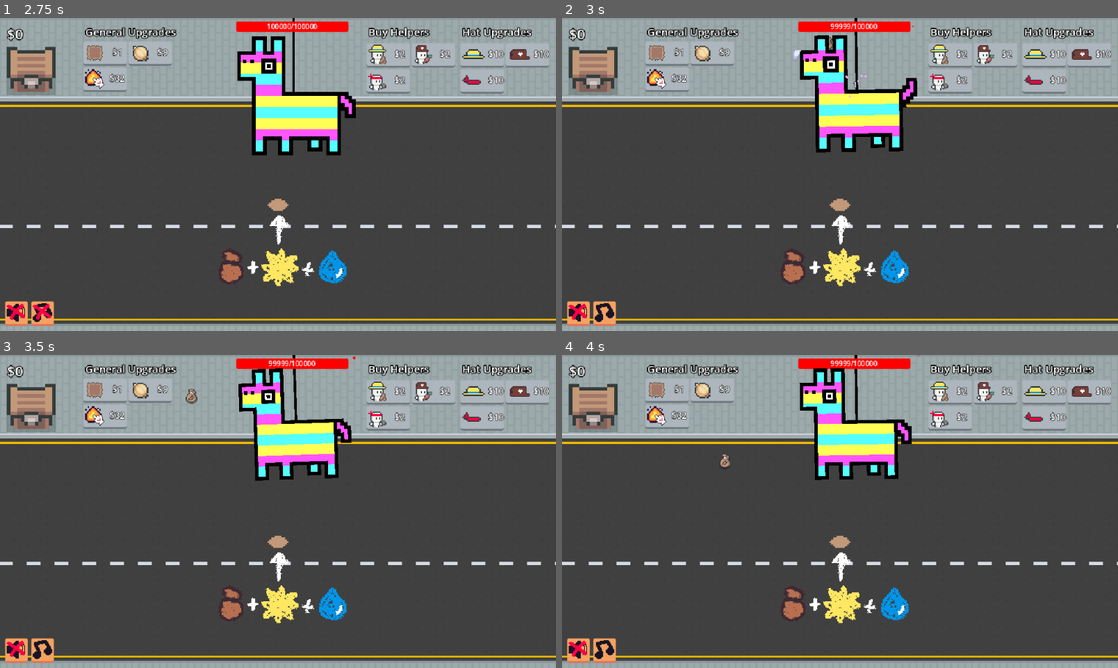
Above: before the commit, frames 1-4 (two rows, left to right).
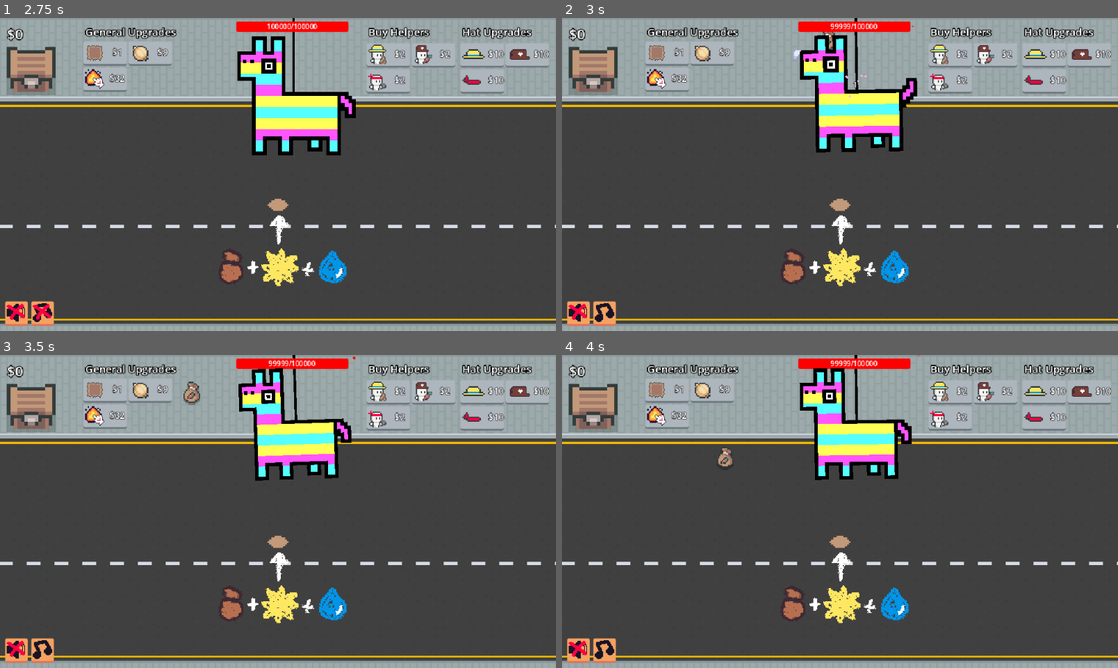
Above: after the commit, the same moments.

Repository: eric-marsh/farminata
Game: Godot game, scene res://scene/scene_switcher.tscn
Same seed, same stepped clock (60 frames per second), same inputs: the game is played once before the commit and once after it. Sound files missing from this copy of the repository are replaced by a short silence.
Inputs (mouse positions are in pixels of both pictures, inside the frame that each line leads up to):
- Up to frame 1 (2.75 s): tap Enter at 0.5 s; drag from (278, 199) to (33, 77) at 0.52 s; click (16, 312) at 1.25 s; click (44, 312) at 2 s
- Up to frame 2 (3 s): tap Space at 2.75 s; drag from (851, 86) to (840, 199) at 2.77 s
- Up to frame 3 (3.5 s): no input
- Up to frame 4 (4 s): move the mouse to (751, 398) at 3.52 s; tap Mouse wheel down (SCROLL_DOWN) at 3.6 s; click (751, 398) at 3.67 s

Frame 1 is identical in both runs. In frame 2, less than 0.1% of the frame differs, in the area x 46-50%, y 4-11%; in frame 3, 0.1%, in the area x 33-36%, y 8-16%; in frame 4, 0.1%.

Commit message:
make droppable 1.5 bigger

Diff:
--- a/scene/droppable.tscn
+++ b/scene/droppable.tscn
@@ -11,6 +11,9 @@
 [sub_resource type="CircleShape2D" id="CircleShape2D_34vfq"]
 radius = 8.0
 
+[sub_resource type="CircleShape2D" id="CircleShape2D_64vpq"]
+radius = 12.0
+
 [node name="Droppable" type="RigidBody2D" groups=["droppable"]]
 y_sort_enabled = true
 collision_layer = 19
@@ -20,6 +23,7 @@
 
 [node name="Sprite2D" type="Sprite2D" parent="."]
 y_sort_enabled = true
+scale = Vector2(1.5, 1.5)
 texture = ExtResource("1_j5dow")
 offset = Vector2(0, -8)
 
@@ -33,4 +37,12 @@
 position = Vector2(0, -8)
 shape = SubResource("CircleShape2D_34vfq")
 
-[connection signal="input_event" from="." to="." method="_on_input_event"]
+[node name="ClickArea" type="Area2D" parent="."]
+monitoring = false
+monitorable = false
+
+[node name="CollisionShape2D" type="CollisionShape2D" parent="ClickArea"]
+position = Vector2(0, -11)
+shape = SubResource("CircleShape2D_64vpq")
+
+[connection signal="input_event" from="ClickArea" to="." method="_on_click_area_input_event"]
--- a/script/droppable.gd
+++ b/script/droppable.gd
@@ -28,6 +28,9 @@
 
 var start_pos: Vector2
 
+var default_scale: Vector2 = Vector2(1.5, 1.5)
+var dragging_scale:Vector2 = default_scale + Vector2.ONE * 0.2
+
 func can_be_picked_up() -> bool:
 	return !is_being_targeted and !is_held and !is_delivered
 
@@ -47,7 +50,11 @@
 		var new_shape = CircleShape2D.new() as CircleShape2D
 		new_shape.radius = new_radius
 		collision_shape.shape = new_shape
+		return
 
+	sprite_2d.scale = default_scale
+	#collision_shape.shape.radius = 12
+	#collision_shape.position = Vector2(0, -11)
 
 var target_hat_helper: helper = null
 
@@ -81,18 +88,8 @@
 func update_shadow():
 	shadow.global_position = sprite_2d.global_position + Vector2(0, 1)
 
-var dragging_scale:Vector2 = Vector2.ONE * 1.2
-func _on_input_event(_viewport: Node, event: InputEvent, _shape_idx: int) -> void:
-	if !Globals.Main or !Globals.AudioNode:
-		return
 
-	if event is InputEventMouseButton:
-		if event.button_index == MOUSE_BUTTON_LEFT and event.pressed:
-			start_dragging()
-			Globals.AudioNode.play_pickup_sound()
-		elif is_dragging and event.button_index == MOUSE_BUTTON_LEFT and !event.pressed:
-			stop_dragging()
-			Globals.AudioNode.play_grass_sound()
+
 
 
 func start_dragging() -> void:
@@ -121,7 +118,7 @@
 	if !Globals.Main:
 		return
 	is_dragging = false
-	sprite_2d.scale = Vector2.ONE
+	sprite_2d.scale = default_scale
 	Globals.Main.is_dragging = false
 	Globals.Main.dragged_droppable = null
 	set_collision_layer_value(1, true)
@@ -146,3 +143,16 @@
 func hide_droppable():
 	collision_shape.disabled = true
 	visible = false
+
+
+func _on_click_area_input_event(_viewport: Node, event: InputEvent, _shape_idx: int) -> void:
+	if !Globals.Main or !Globals.AudioNode:
+		return
+
+	if event is InputEventMouseButton:
+		if event.button_index == MOUSE_BUTTON_LEFT and event.pressed:
+			start_dragging()
+			Globals.AudioNode.play_pickup_sound()
+		elif is_dragging and event.button_index == MOUSE_BUTTON_LEFT and !event.pressed:
+			stop_dragging()
+			Globals.AudioNode.play_grass_sound()
Not shown: 1 places in scene/droppable.tscn that only renumber resources
